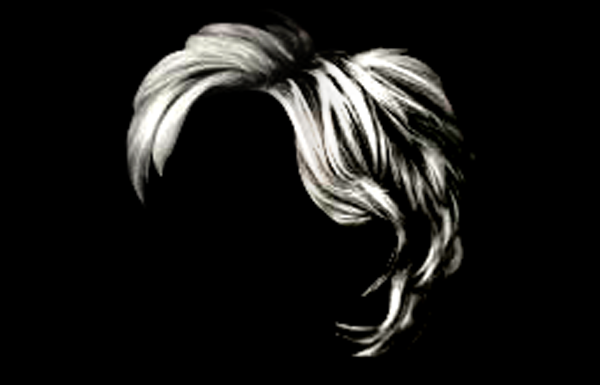
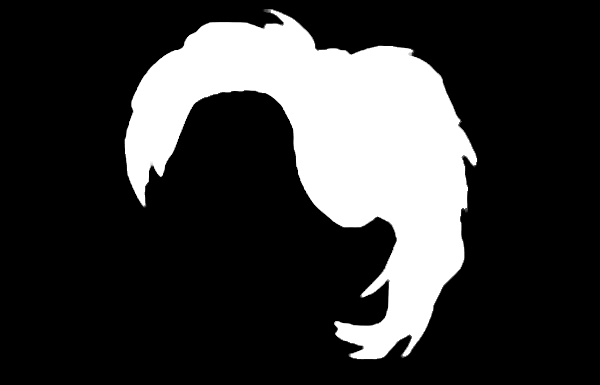
Two versions of the same layered image (600px x 385px). Layer-by-layer changes:
added layer "Layer 1" above "Background copy 3" over (124, 9, 478, 360)
hid "Background copy 3" over (225, 9, 478, 360)
hid "Background copy 4" over (124, 9, 478, 360)
added layer "Layer 2" above "Background copy 2" over (124, 9, 478, 360)
hid "Background copy 2" over (124, 9, 478, 360)
hid "Background copy" over (124, 9, 478, 360)
hid "Background" over (124, 9, 478, 360)
